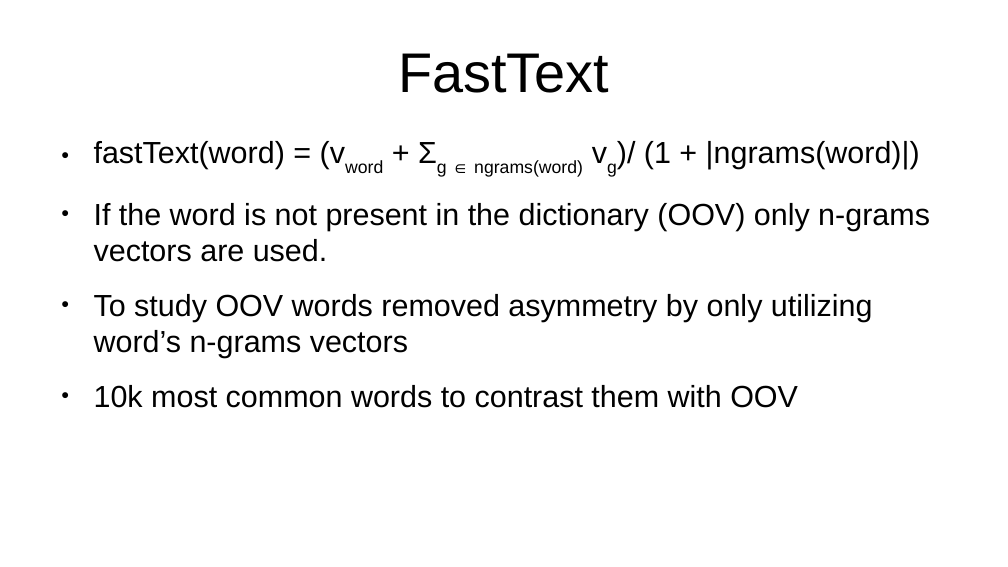
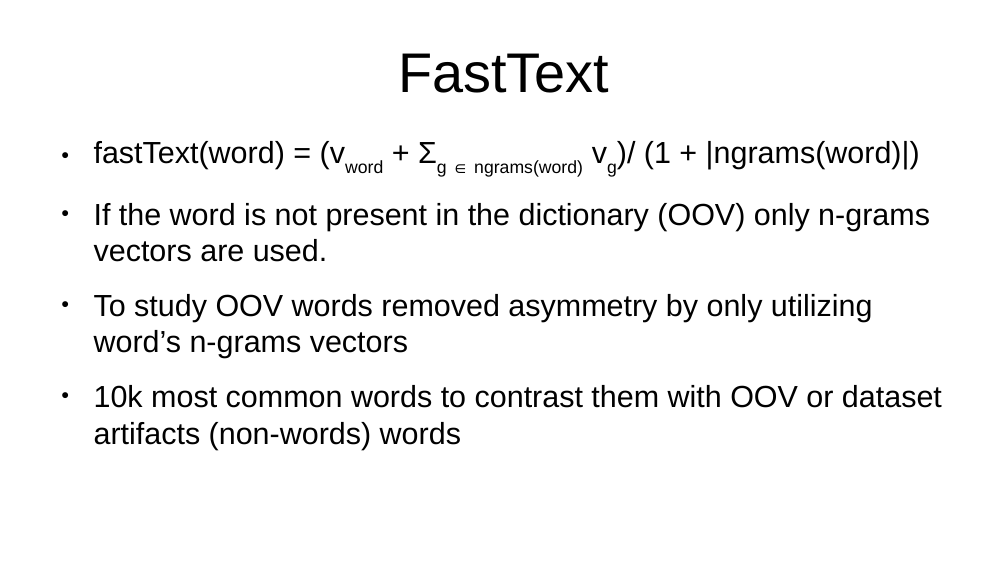
Before and after one commit to vackosar/fasttext-vector-norms-and-oov-words, a slide deck: slide 6 of presentation.odp. Drawn at 1008x567 pixels with LibreOffice and Linux fonts; fonts in the diff are those of the drawing. Boxes give left, top, right and bottom in pixels: in the first picture for what was removed or moved away, otherwise in the second. Text is boxed around its words. In the diff, an @@ line names an element or a change of style, - is before the commit and + after.

```diff
--- a/presentation.odp
+++ b/presentation.odp
@@ text at <box>94,385,942,449</box>: text changed @@
-● 10k most common words to contrast them with OOV
+● 10k most common words to contrast them with OOV or dataset artifacts (non-words) words
```
Also in this commit, not shown: 4 other slides changed.
